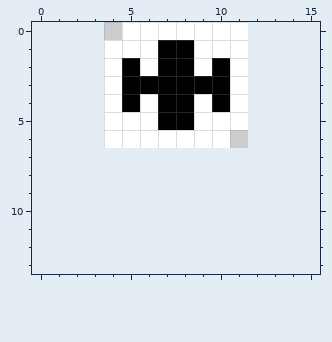
Edited in one commit: pixel-art file (resources/ase/ui/health-bar-badge.aseprite). This is how it looked before the edit.
8x7 pixels, 1 frame. The old version is drawn lined up with the new one, on the new canvas.
Once edited:
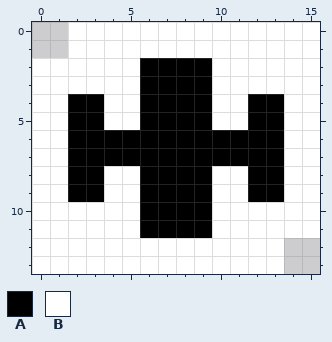
Palette (. is transparent): A #000000  B #ffffff
The commit says: make health bars bigger
Changes in this commit:
canvas 8x7 -> 16x14, the old top-left corner now at 4,0
The edit adds colour A in rows 4 to 5 at x 2 to 3 and 12 to 13; in row 6 at x 2 to 3 and 11 to 13; in row 7 at x 2 to 13; in rows 8 to 9 at x 2 to 3, 6 to 9 and 12 to 13; in rows 10 to 11 at x 6 to 9.
Colour B gives way to colour A in row 2 at x 6 and 9; in rows 4 to 5 at x 6 and 9; in row 6 at x 4 to 10.
The edit adds colour B in row 0 at x 2 to 4 and 12 to 15; in row 1 at x 2 to 3 and 12 to 15; in rows 2 to 3 at x 0 to 3 and 12 to 15; in rows 4 to 7 at x 0 to 1 and 14 to 15; in rows 8 to 9 at x 0 to 1, 4 to 5, 10 to 11 and 14 to 15; in rows 10 to 11 at x 0 to 5 and 10 to 15.
The edit adds colour B in rows 12 to 13 at x 0 to 13.
Colour A gives way to colour B in row 1 at x 7 to 8; in rows 2 to 4 at x 5 and 10.
Pixel boxes of the changes (left, top, right, bottom) in both pictures:
changed: (32, 22, 320, 274)
